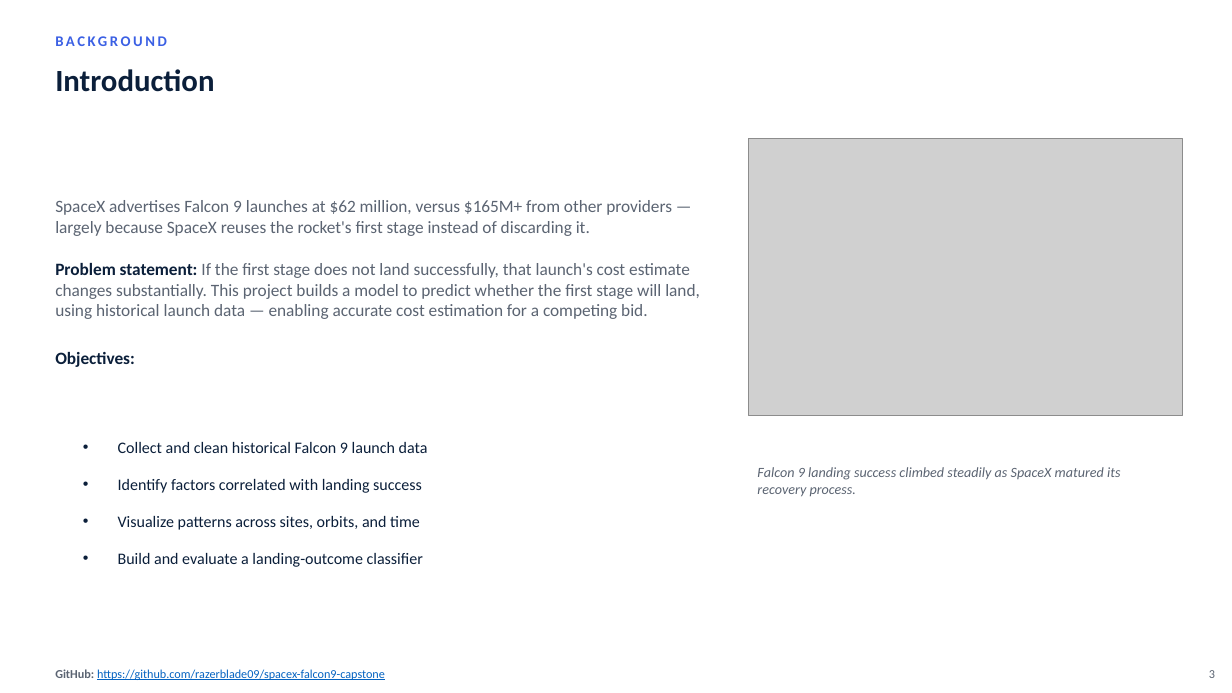
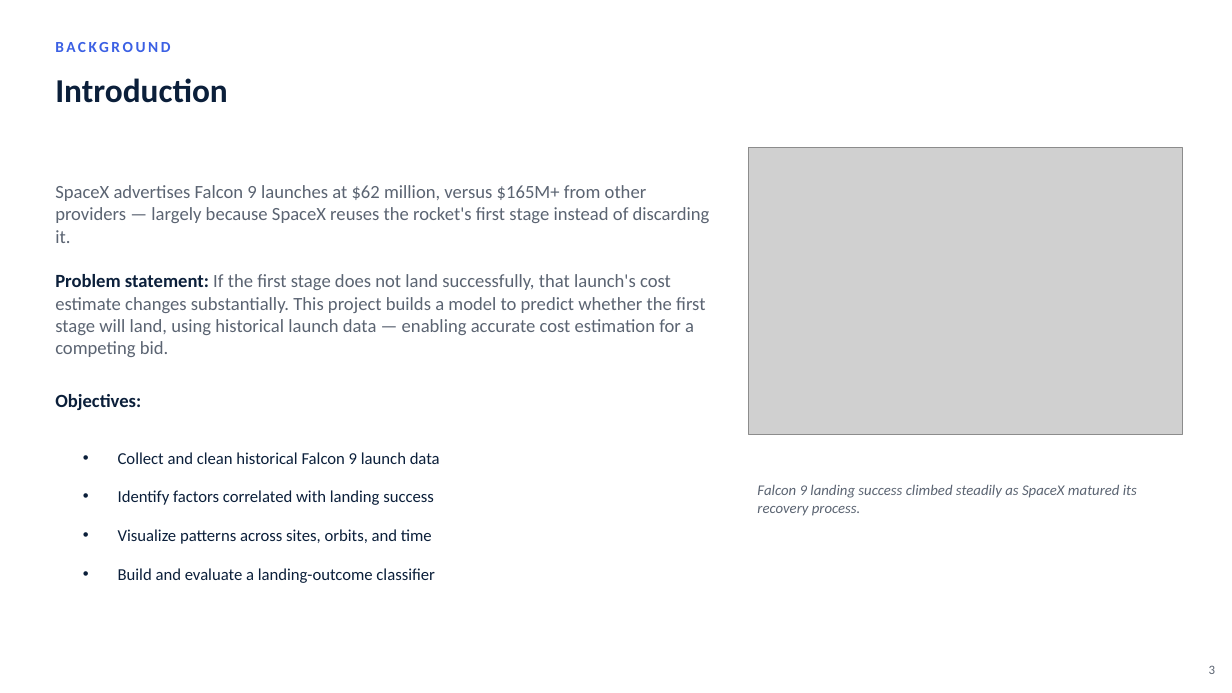
Before and after one commit to razerblade09/spacex-falcon9-capstone, a slide deck: slide 3 of Data_Science_Capstone_Presentation.pptx. Drawn at 1232x693 pixels with LibreOffice and Linux fonts; fonts in the diff are those of the drawing; grey boxes stand for pictures. Boxes give left, top, right and bottom in pixels: in the first picture for what was removed or moved away, otherwise in the second. Text is boxed around its words. In the diff, an @@ line names an element or a change of style, - is before the commit and + after.

```diff
--- a/Data_Science_Capstone_Presentation.pptx
+++ b/Data_Science_Capstone_Presentation.pptx
@@ text "BACKGROUND" at box(46, 32, 786, 60): size 11.5 to 12 pt @@
@@ text "Introduction" at box(55, 78, 228, 103): size 24 to 26 pt @@
@@ text "SpaceX advertises Falcon 9 launches ...": place and size @@
-text "SpaceX advertises Falcon 9 launches ..." at box(55, 200, 700, 367)
+text "SpaceX advertises Falcon 9 launches ..." at box(55, 185, 710, 410)
@@ text "SpaceX advertises Falcon 9 launches ..." at box(55, 185, 710, 410): size 13.5 to 14.5 pt; line spacing 21pt to 24pt @@
@@ picture: place and size @@
-picture at box(749, 139, 1183, 416)
+picture at box(749, 148, 1183, 434)
@@ text "Collect and clean historical Falcon ...": place and size @@
-text "Collect and clean historical Falcon ..." at box(118, 442, 428, 453)
+text "Collect and clean historical Falcon ..." at box(118, 452, 440, 464)
@@ text "Falcon 9 landing success climbed ...": place and size @@
-text "Falcon 9 landing success climbed ..." at box(757, 467, 1120, 497)
+text "Falcon 9 landing success climbed ..." at box(757, 484, 1137, 516)
@@ text "Falcon 9 landing success climbed ..." at box(757, 484, 1137, 516): size 11 to 11.5 pt @@
@@ text "Identify factors correlated with landing ...": place and size @@
-text "Identify factors correlated with landing ..." at box(118, 479, 422, 493)
+text "Identify factors correlated with landing ..." at box(118, 490, 434, 505)
@@ text "Visualize patterns across sites, orbits, ...": place and size @@
-text "Visualize patterns across sites, orbits, ..." at box(118, 516, 420, 530)
+text "Visualize patterns across sites, orbits, ..." at box(118, 529, 432, 544)
@@ size 12.5 to 13 pt in 4 elements at box(118, 452, 440, 464), box(118, 490, 434, 505), box(118, 529, 432, 544), box(118, 568, 435, 583) @@
@@ text "Build and evaluate a landing-outcome ...": place and size @@
-text "Build and evaluate a landing-outcome ..." at box(118, 553, 423, 567)
+text "Build and evaluate a landing-outcome ..." at box(118, 568, 435, 583)
@@ text "3" at box(1209, 665, 1215, 674): size 9.5 to 10 pt @@
@@ text removed at box(55, 669, 385, 680) @@
-GitHub: https://github.com/razerblade09/spacex-falcon9-capstone
```
Also in this commit, not shown: 11 other slides changed, 7 slides added, 20 other files.
